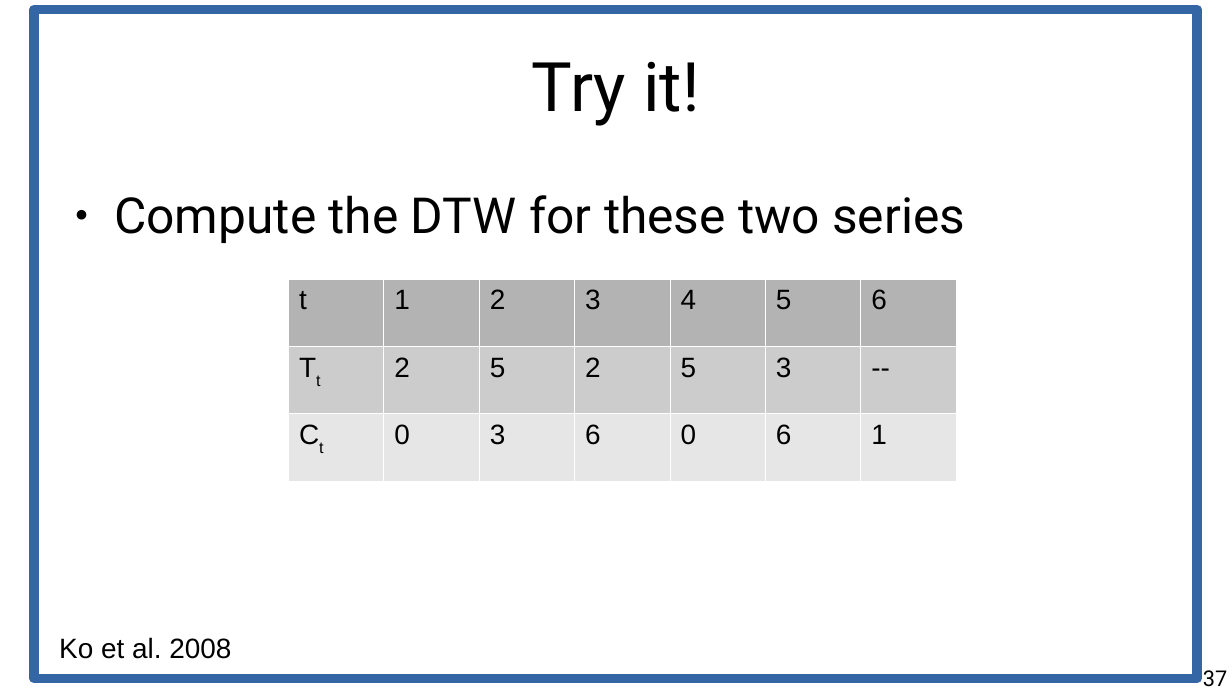
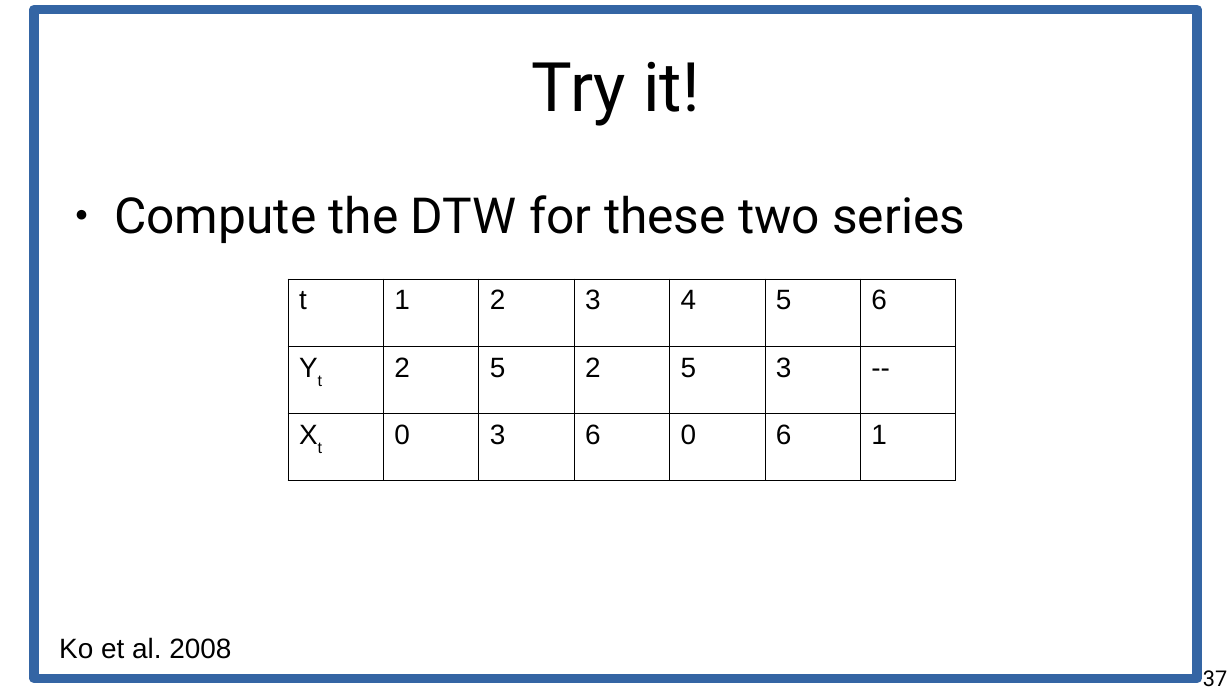
Before and after one commit to marco-calautti/data-mining-course, a slide deck: slide 37 of theory/tt11_time_series.odp. Drawn at 1232x693 pixels with LibreOffice and Linux fonts; fonts in the diff are those of the drawing. Boxes give left, top, right and bottom in pixels: in the first picture for what was removed or moved away, otherwise in the second. Text is boxed around its words. In the diff, an @@ line names an element or a change of style, - is before the commit and + after.

```diff
--- a/theory/tt11_time_series.odp
+++ b/theory/tt11_time_series.odp
@@ table at bbox=[288, 279, 954, 481] @@
-row 2, column 1: Tt
+row 2, column 1: Yt
-row 3, column 1: Ct
+row 3, column 1: Xt
@@ fill #B3B3B3 to none in row 1 @@
@@ fill #CCCCCC to none in row 2 @@
@@ fill #E6E6E6 to none in row 3 @@
@@ borders changed @@
```
Also in this commit, not shown: 6 other slides changed, 2 slides added, 7 slides removed.
